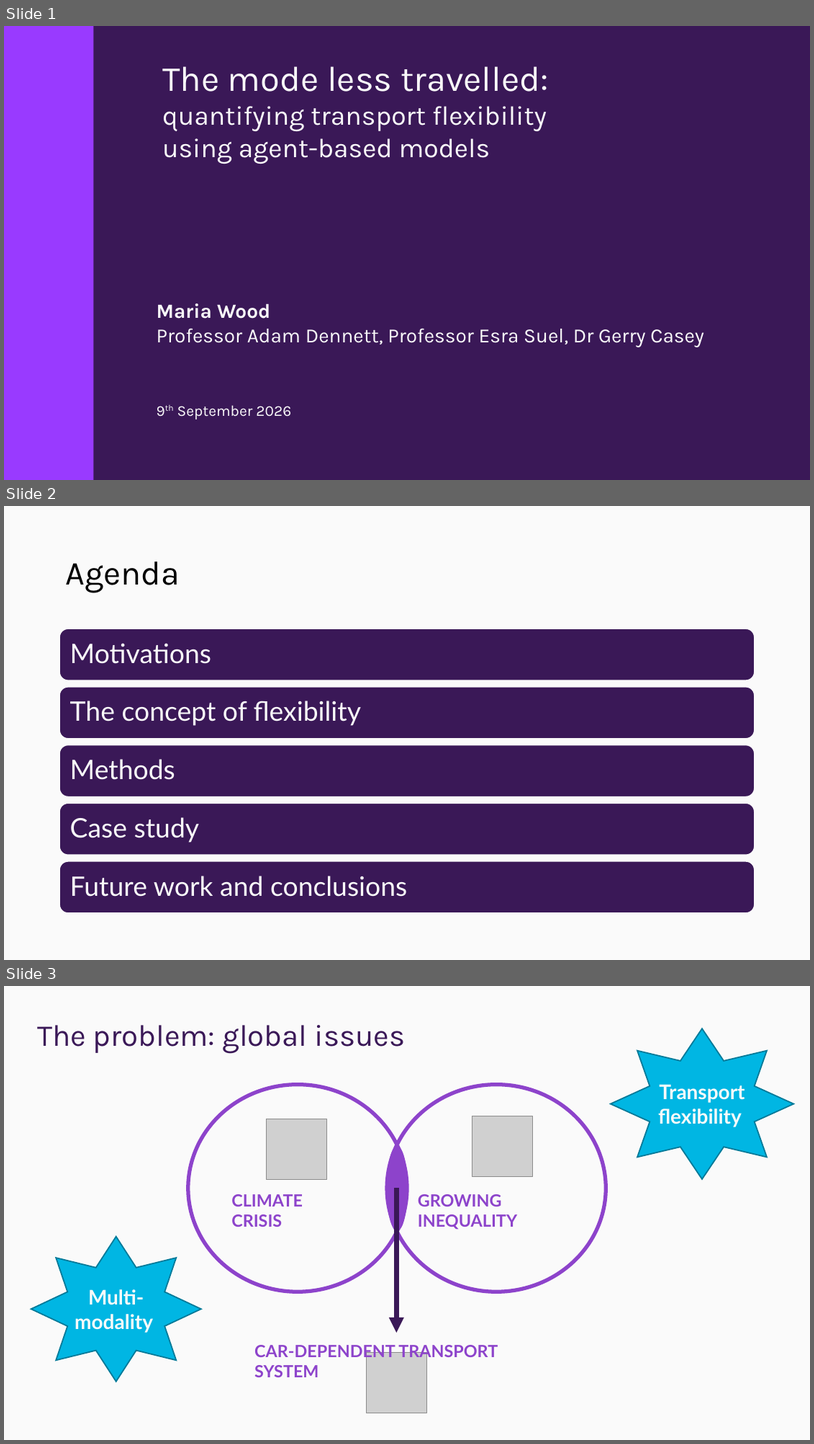
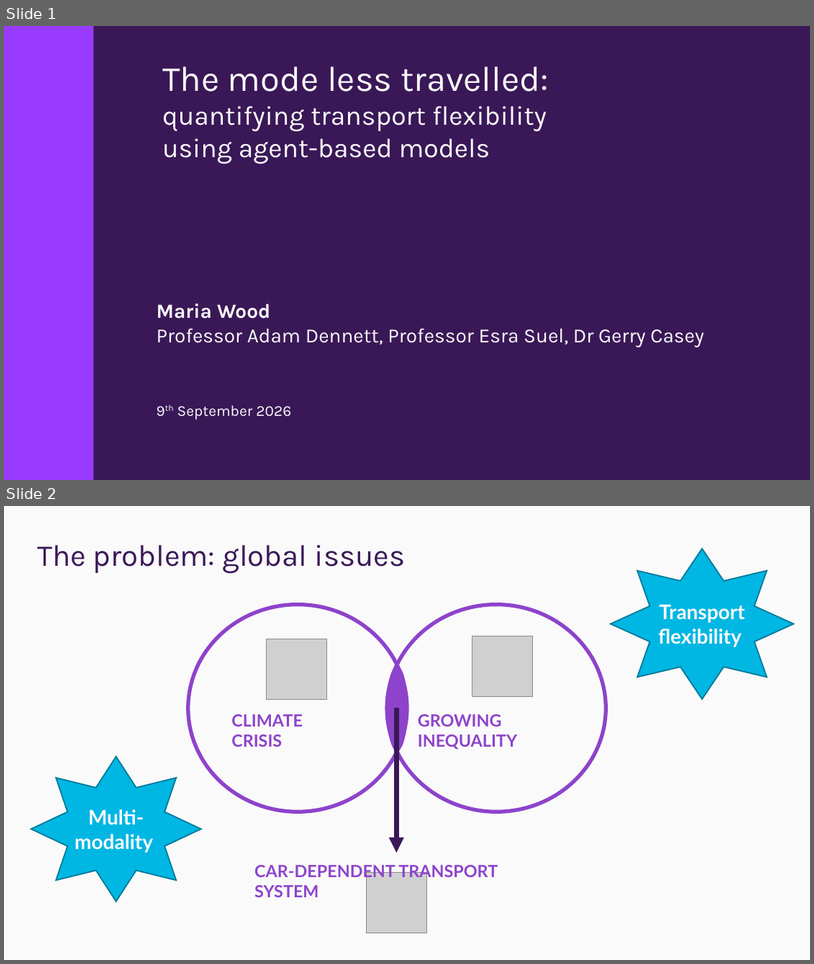
Before and after one commit to mjmwood/mjmwood.github.io, a slide deck: docs/presentations/Maria_Wood_Quantifying_Flexibility.pptx. Shown one above the other, each under a label of ours: slides 1, 2 and 3 before the commit, slides 1 and 2 after it. The pictures are 814x1444 and 814x964 pixels, drawn with LibreOffice and Linux fonts; fonts in the diff are those of the drawing; grey boxes stand for pictures; background and template pictures are left out. Boxes give left, top, right and bottom in pixels: in the first picture for what was removed or moved away, otherwise in the second. Text is boxed around its words. In the diff, an @@ line names an element or a change of style, - is before the commit and + after.

```diff
--- a/docs/presentations/Maria_Wood_Quantifying_Flexibility.pptx
+++ b/docs/presentations/Maria_Wood_Quantifying_Flexibility.pptx
@@ slide 2 removed at (x1=4, y1=506, x2=810, y2=960), background #FAFAFA @@
@@ title removed at (x1=65, y1=561, x2=179, y2=592) @@
-Agenda
@@ group removed at (x1=59, y1=628, x2=756, y2=913): 5 rounded rectangles, 5 texts @@
-Motivations
-The concept of flexibility
-Methods
-Case study
-Future work and conclusions
@@ what was slide 3 is now slide 2 @@
```
Also in this commit, not shown: 4 slides changed, 1 slide added, 8 other files.
